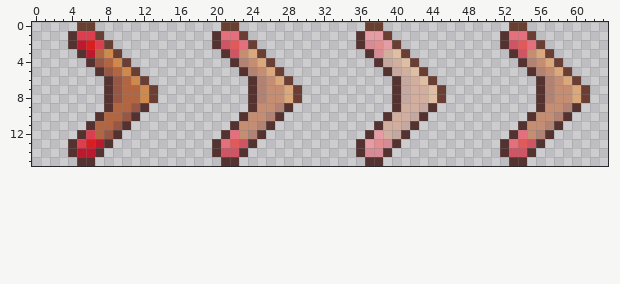
File history of a pixel-art sprite, Sprites/boomerang_pickup_sheet.png. The picture above is the old version.
The file is 64x16 pixels.
New version:
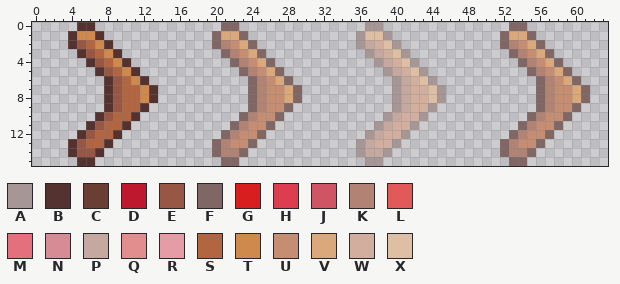
Palette (. is transparent): A #a69796  B #543230  C #6a3e32  D #be182e  E #975744  F #806766  G #d81e1e  H #dc3e50  J #cf5464  K #b28375  L #e25959  M #e5707d  N #d78b95  P #c5a89f  Q #e38e8e  R #e59ca4  S #b16541  T #cf894c  U #c58d72  V #dba87b  W #d1ae9e  X #dfbfa3
Log entry: Made boomerang look better
Diff:
@@ x 0..63 @@
- 0 .....CC..............CC..............CC..............CC.........
- 1 ....BHHC............BMMC............BRRC............BMMC........
- 2 ....BDGHC...........BJLMC...........BNQRC...........BJLMC.......
- 3 .....BDSTC...........BJUVC...........BNWXC...........BJUVC......
- 4 ......BESTC...........BKUVC...........BPWXC...........BKUVC.....
- 5 .......BESTC...........BKUVC...........BPWXC...........BKUVC....
- 6 ........BESTC...........BKUVC...........BPWXC...........BKUVC...
- 7 ........BESSTC..........BKUUVC..........BPWWXC..........BKUUVC..
- 8 ........BESSTC..........BKUUVC..........BPWWXC..........BKUUVC..
- 9 ........BSSEB...........BUUKB...........BWWPB...........BUUKB...
-10 .......BSSEB...........BUUKB...........BWWPB...........BUUKB....
-11 ......BSSEB...........BUUKB...........BWWPB...........BUUKB.....
-12 .....BHSEB...........BMUKB...........BRWPB...........BMUKB......
-13 ....BHGDB...........BMLJB...........BRQNB...........BMLJB.......
-14 ....BDDB............BJJB............BNNB............BJJB........
-15 .....BB..............BB..............BB..............BB.........
+ 0 .....BB..............FF..............AA..............FF.........
+ 1 ....BTTB............FVVF............AXXA............FVVF........
+ 2 ....BESTB...........FKUVF...........APWXA...........FKUVF.......
+ 3 .....BESTB...........FKUVF...........APWXA...........FKUVF......
+ 4 ......BESTB...........FKUVF...........APWXA...........FKUVF.....
+ 5 .......BESTB...........FKUVF...........APWXA...........FKUVF....
+ 6 ........BESTB...........FKUVF...........APWXA...........FKUVF...
+ 7 ........BESSTB..........FKUUVF..........APWWXA..........FKUUVF..
+ 8 ........BESSTB..........FKUUVF..........APWWXA..........FKUUVF..
+ 9 ........BESSB...........FKUUF...........APWWA...........FKUUF...
+10 .......BESSB...........FKUUF...........APWWA...........FKUUF....
+11 ......BESSB...........FKUUF...........APWWA...........FKUUF.....
+12 .....BESSB...........FKUUF...........APWWA...........FKUUF......
+13 ....BESSB...........FKUUF...........APWWA...........FKUUF.......
+14 ....BEEB............FKKF............APPA............FKKF........
+15 .....BB..............FF..............AA..............FF.........
Boxes around the changes in both pictures, in picture pixels (x1, y1, x2, y2):
changed: (77, 22, 158, 157)
changed: (212, 22, 302, 166)
changed: (356, 22, 446, 166)
changed: (500, 22, 590, 166)
